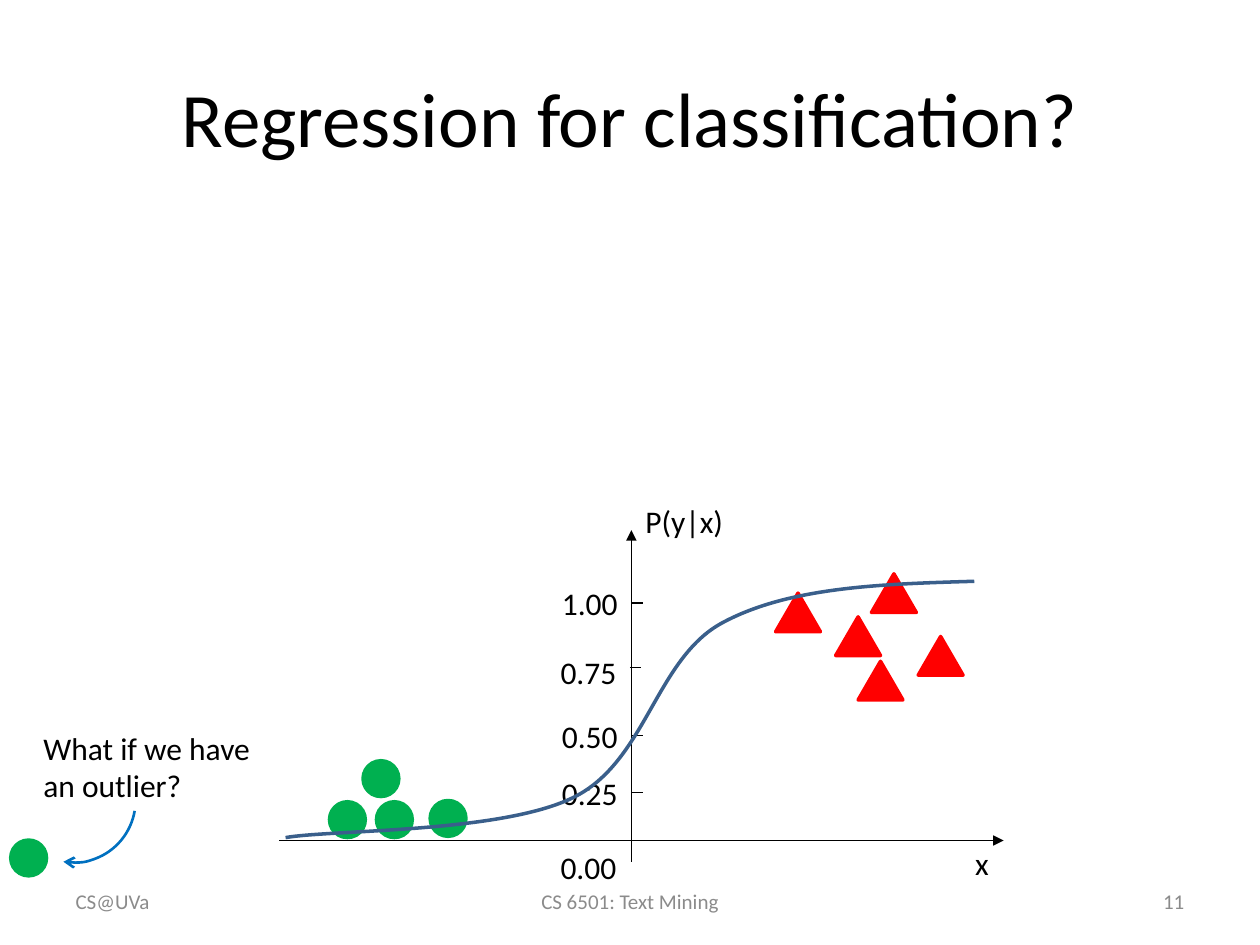
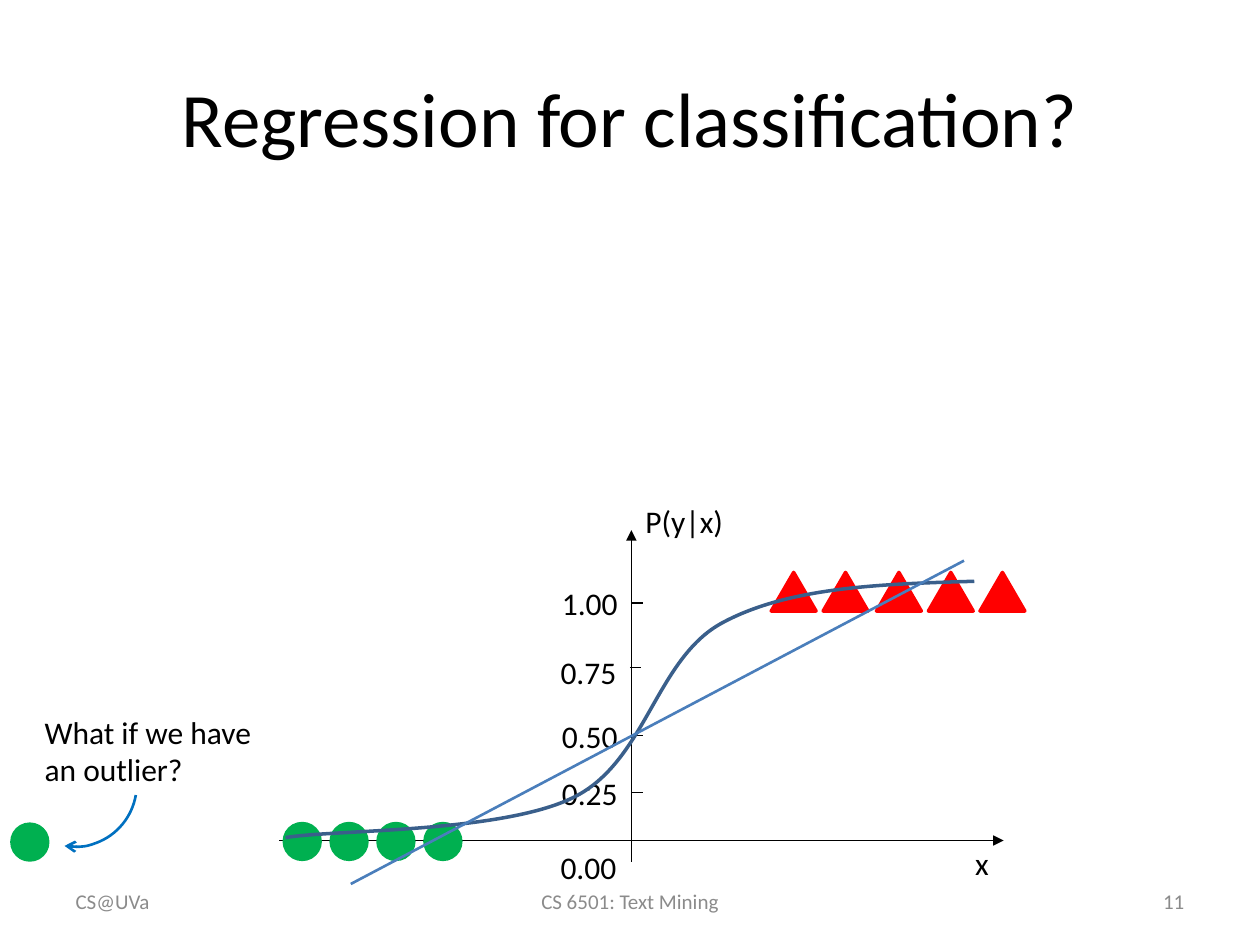
Before and after one commit to wang296/CS6501-Text-Mining, a slide deck: slide 11 of docs/Logistic Regression.pptx. Drawn at 1260x945 pixels with LibreOffice and Linux fonts; fonts in the diff are those of the drawing; grey boxes stand for pictures. Boxes give left, top, right and bottom in pixels: in the first picture for what was removed or moved away, otherwise in the second. Text is boxed around its words. In the diff, an @@ line names an element or a change of style, - is before the commit and + after.

```diff
--- a/docs/Logistic Regression.pptx
+++ b/docs/Logistic Regression.pptx
@@ line added from (350, 885) to (964, 561), #4B7EBC 1.5 pt @@
@@ triangle: place and size @@
-triangle at bbox=[776, 593, 822, 633]
+triangle at bbox=[771, 572, 816, 611]
@@ triangle: place and size @@
-triangle at bbox=[872, 573, 917, 612]
+triangle at bbox=[823, 572, 868, 611]
@@ triangle: place and size @@
-triangle at bbox=[835, 617, 881, 656]
+triangle at bbox=[877, 572, 922, 611]
@@ triangle: place and size @@
-triangle at bbox=[919, 636, 964, 675]
+triangle at bbox=[929, 572, 974, 611]
@@ triangle: place and size @@
-triangle at bbox=[858, 662, 903, 701]
+triangle at bbox=[980, 572, 1026, 611]
@@ 1 text, 1 arc (boxed as its full ellipse), 1 ellipse: place and size @@
-1 text, 1 arc (boxed as its full ellipse), 1 ellipse at bbox=[2, 728, 250, 876]
+1 text, 1 arc (boxed as its full ellipse), 1 ellipse at bbox=[4, 713, 251, 859]
@@ ellipse: place and size @@
-ellipse at bbox=[363, 761, 398, 796]
+ellipse at bbox=[285, 824, 320, 859]
@@ ellipse: place and size @@
-ellipse at bbox=[330, 801, 365, 837]
+ellipse at bbox=[331, 824, 367, 859]
@@ ellipse: place and size @@
-ellipse at bbox=[377, 801, 412, 837]
+ellipse at bbox=[378, 824, 413, 859]
@@ ellipse: place and size @@
-ellipse at bbox=[430, 800, 465, 835]
+ellipse at bbox=[425, 824, 460, 859]
```
Also in this commit, not shown: 6 other slides changed, 10 slides added, 5 other files.
